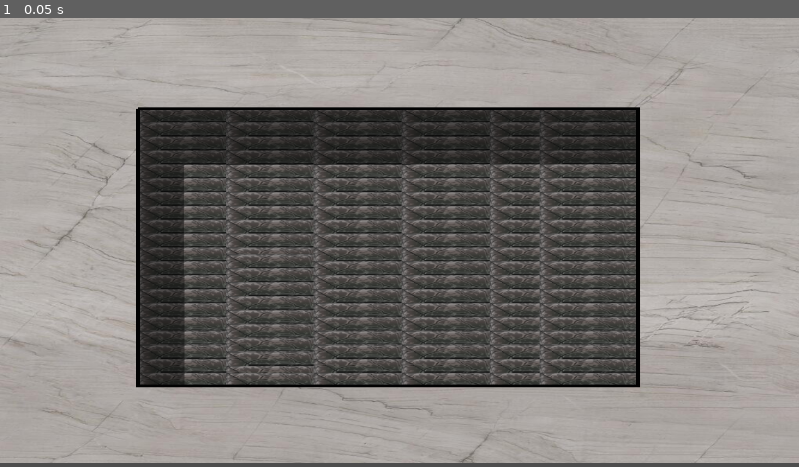
Above: before the commit, frame 1.
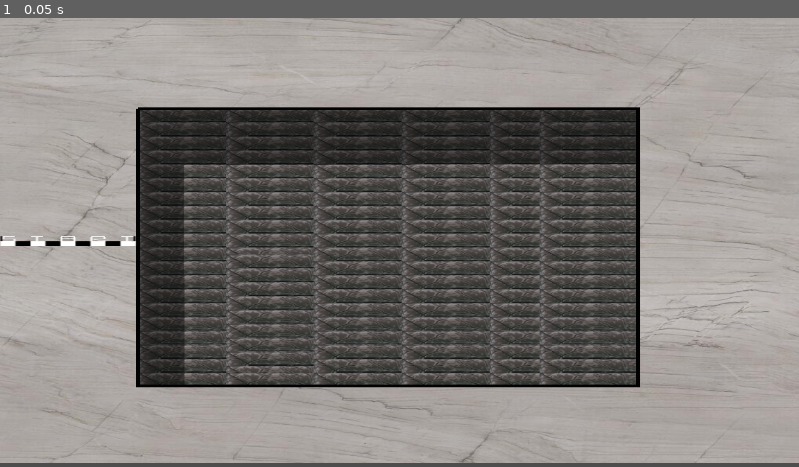
Above: after the commit, the same moment.

Repository: prathamshah2207/LudumDare56-Tiny_Racing
Game: Godot game, scene res://Scenes/kitchen_counter_track.tscn
The game is run twice, just before and just after one commit, with the same random seed, the same clock (stepped at 60 frames per second) and the same inputs.
Inputs:
- Up to frame 1 (0.05 s): no input

The runs differ from the first frame. In frame 1, 0.2% of the frame differs, in the area x 0-18%, y 48-51%.

Commit message:
Added startline on the kitchen platform

Diff:
--- a/Scenes/kitchen_counter_track.tscn
+++ b/Scenes/kitchen_counter_track.tscn
@@ -1,8 +1,9 @@
-[gd_scene load_steps=11 format=3 uid="uid://25aihjsn44qi"]
+[gd_scene load_steps=12 format=3 uid="uid://25aihjsn44qi"]
 
 [ext_resource type="Texture2D" uid="uid://cx0teshfgp2ei" path="res://resources/Poliigon_StoneQuartzite_8060/1K/Poliigon_StoneQuartzite_8060_BaseColor.jpg" id="1_8ae7j"]
 [ext_resource type="Script" path="res://Scenes/start_finish_line.gd" id="2_1mtsj"]
 [ext_resource type="Texture2D" uid="uid://bw1p6wa1cwkn4" path="res://resources/floor_tileset/tilesey/Tilelists/Tilelist2.png" id="2_lt1y8"]
+[ext_resource type="Texture2D" uid="uid://4mw6hu2p16wh" path="res://resources/startline/start piskel.png" id="4_oedf3"]
 
 [sub_resource type="TileSetAtlasSource" id="TileSetAtlasSource_7fgtb"]
 texture = ExtResource("2_lt1y8")
@@ -1793,5 +1794,7 @@
 shape = SubResource("RectangleShape2D_kmtmg")
 
 [node name="Sprite2D" type="Sprite2D" parent="StartFinishLine/CollisionShape2D"]
-position = Vector2(1.2517e-06, -0.499998)
-scale = Vector2(0.390625, 0.0742188)
+z_index = 1
+position = Vector2(49, -308)
+scale = Vector2(2.70312, 0.416016)
+texture = ExtResource("4_oedf3")
